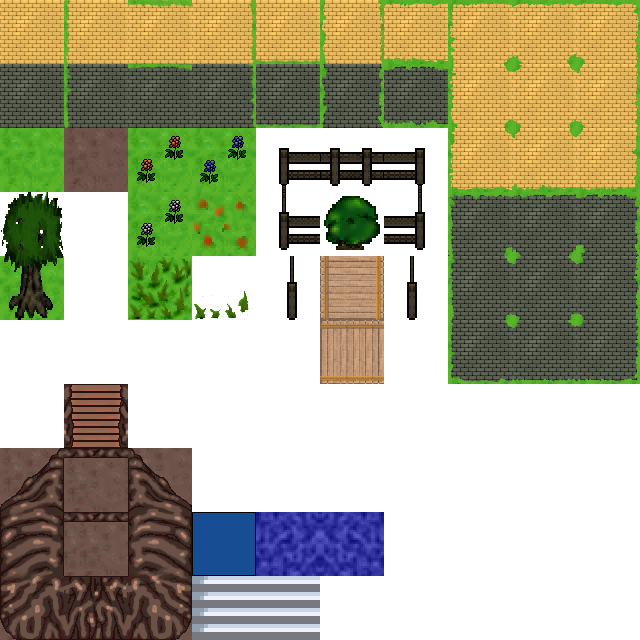
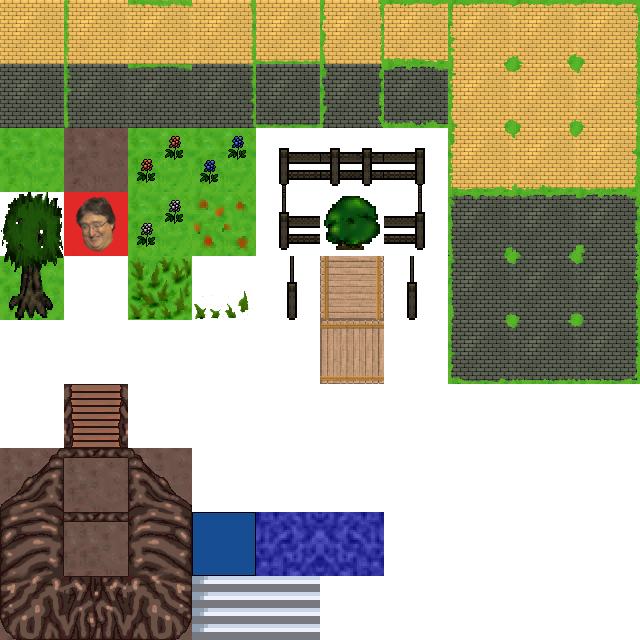
Layer changes from the first (640, 640) image to the second:
added group "Collision Flag" with 2 layers above "brickRight.png" over [64, 192, 128, 256]
added layer "58f768bf84b713aab61d0a0b.png" in group "Collision Flag" over [75, 196, 117, 252]
added layer "Pasted Layer" in group "Collision Flag" over [64, 192, 128, 256]
